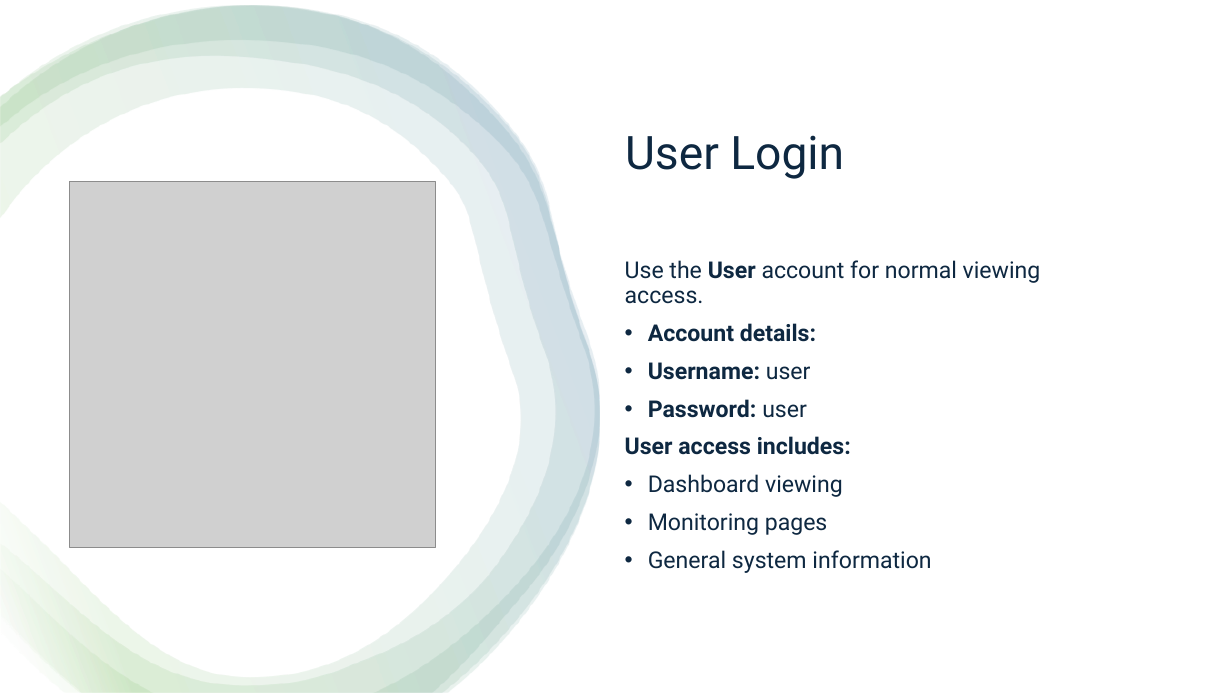
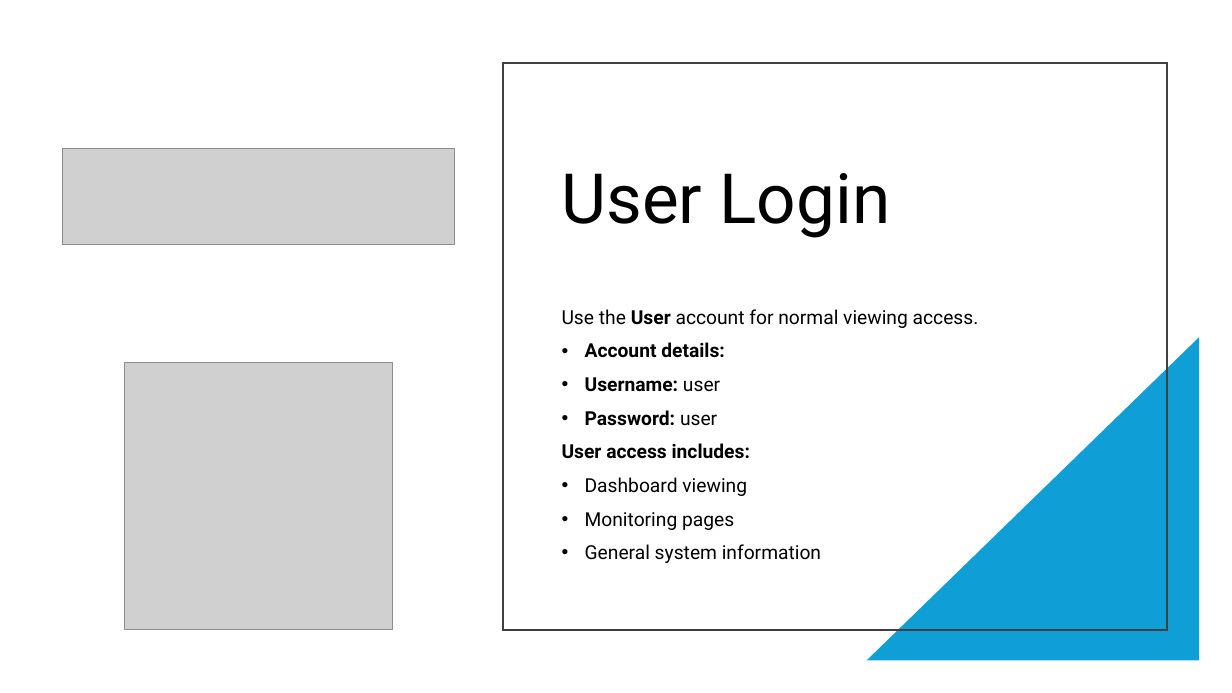
Before and after one commit to mokzhizhuan/dashboardgrafana, a slide deck: slide 7 of User Guide Slides.pptx. Drawn at 1232x693 pixels with LibreOffice and Linux fonts; fonts in the diff are those of the drawing; grey boxes stand for pictures. Boxes give left, top, right and bottom in pixels: in the first picture for what was removed or moved away, otherwise in the second. Text is boxed around its words. In the diff, an @@ line names an element or a change of style, - is before the commit and + after.

```diff
--- a/User Guide Slides.pptx
+++ b/User Guide Slides.pptx
@@ rectangle removed at bbox=[0, 0, 1232, 693] @@
@@ freeform shape removed at bbox=[0, 6, 599, 693] @@
@@ freeform shape removed at bbox=[0, 6, 599, 693] @@
@@ freeform shape removed at bbox=[0, 6, 599, 693] @@
@@ rectangle added at bbox=[503, 63, 1167, 629], outline #404040 1.5 pt @@
@@ picture added at bbox=[63, 149, 455, 245] @@
@@ title "User Login": place and size @@
-title "User Login" at bbox=[625, 135, 844, 179]
+title "User Login" at bbox=[562, 173, 891, 238]
@@ title "User Login" at bbox=[562, 173, 891, 238]: size 36 to 54 pt, text colour #0E2841 to #000000 @@
@@ text "Use the User account for ...": place and size @@
-text "Use the User account for ..." at bbox=[625, 260, 1041, 573]
+text "Use the User account for ..." at bbox=[562, 309, 979, 563]
@@ text "Use the User account for ..." at bbox=[562, 309, 979, 563]: size 18 to 15 pt, text colour #0E2841 to #000000; vertical alignment middle to top @@
@@ right triangle added at bbox=[867, 337, 1200, 661], fill #0F9ED5 @@
@@ picture: place and size @@
-picture at bbox=[69, 181, 435, 547]
+picture at bbox=[125, 362, 392, 629]
```
Also in this commit, not shown: 4 other slides changed, 3 other files.
